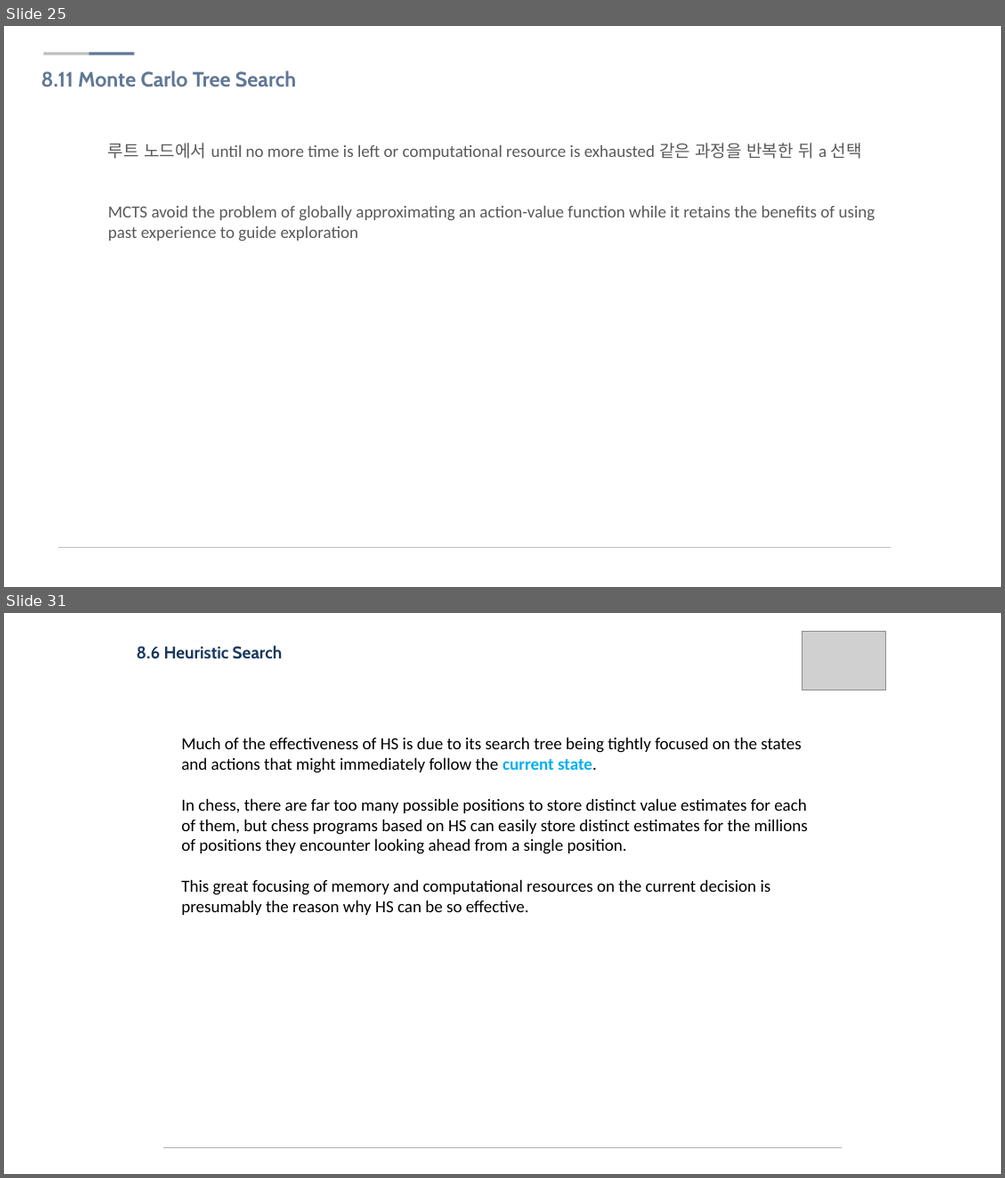
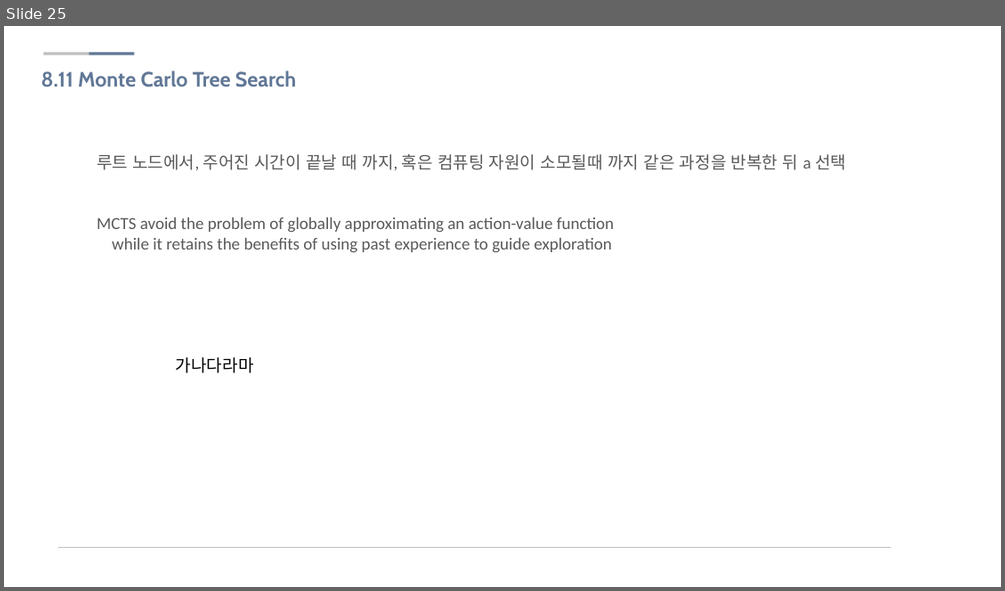
Before and after one commit to sjsong08/IDEALab_study, a slide deck: Reinforcement Learning/RL 08.pptx. Shown one above the other, each under a label of ours: slides 25 and 31 before the commit, slide 25 after it; the slides between them are not shown. The pictures are 1005x1178 and 1005x591 pixels, drawn with LibreOffice and Linux fonts; fonts in the diff are those of the drawing; grey boxes stand for pictures; background and template pictures are left out. Boxes give left, top, right and bottom in pixels: in the first picture for what was removed or moved away, otherwise in the second. Text is boxed around its words. In the diff, an @@ line names an element or a change of style, - is before the commit and + after.

```diff
--- a/Reinforcement Learning/RL 08.pptx
+++ b/Reinforcement Learning/RL 08.pptx
@@ slide 31 removed at [4,613,1001,1174], background #FFFFFF @@
@@ picture removed at [802,632,885,690] @@
@@ text removed at [137,645,283,659] @@
-8.6 Heuristic Search
@@ text removed at [181,737,808,915] @@
-Much of the effectiveness of HS is due to its search tree being tightly focused on the states and actions that might immediately follow the current state.
-In chess, there are far too many possible positions to store distinct value estimates for each of them, but chess programs based on HS can easily store distinct estimates for the millions of positions they encounter looking ahead from a single position.
-This great focusing of memory and computational resources on the current decision is presumably the reason why HS can be so effective.
@@ freeform shape removed at [163,1147,841,1147] @@
@@ slide 25 changed as well @@
@@ text "루트 노드에서, 주어진 시간이 끝날 ...": place and size @@
-text "루트 노드에서, 주어진 시간이 끝날 ..." at [108,143,875,240]
+text "루트 노드에서, 주어진 시간이 끝날 ..." at [97,154,846,252]
@@ text at [97,154,846,170]: text changed @@
-루트 노드에서 until no more time is left or computational resource is exhausted 같은 과정을 반복한 뒤 a 선택
+루트 노드에서, 주어진 시간이 끝날 때 까지, 혹은 컴퓨팅 자원이 소모될때 까지 같은 과정을 반복한 뒤 a 선택
@@ text added at [176,357,254,373], 18 pt, text #000000 @@
+가나다라마
```
Also in this commit, not shown: 9 other slides changed, 11 other slides removed, 2 other files.
